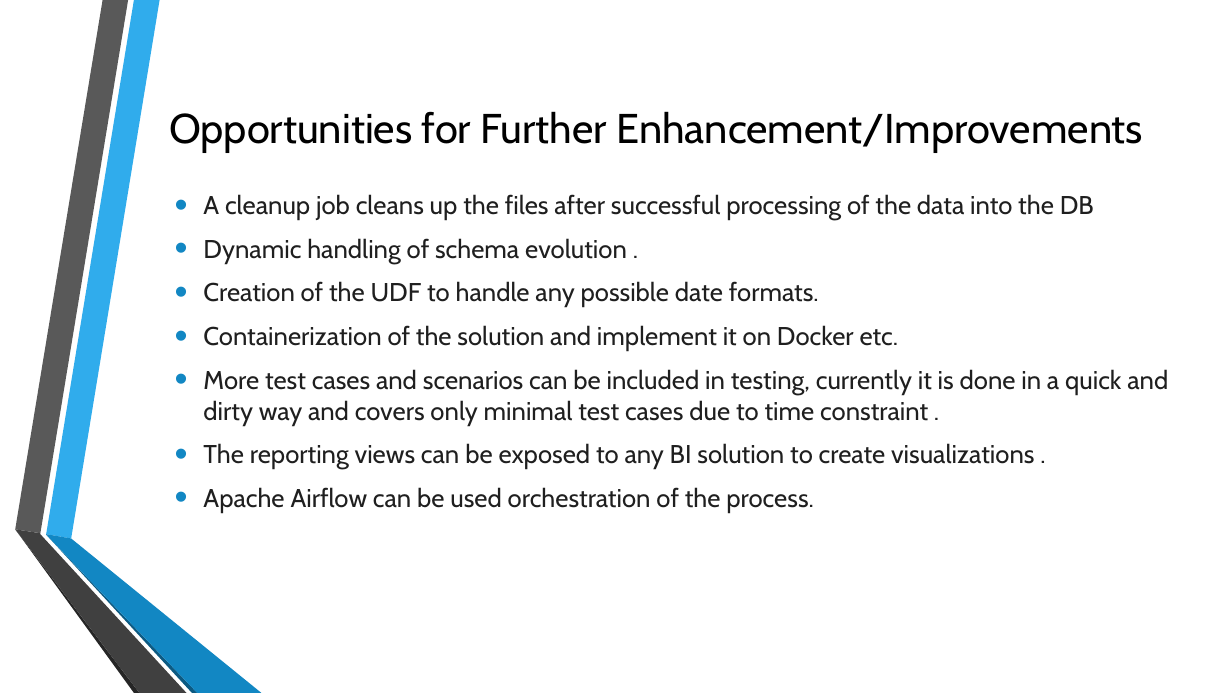
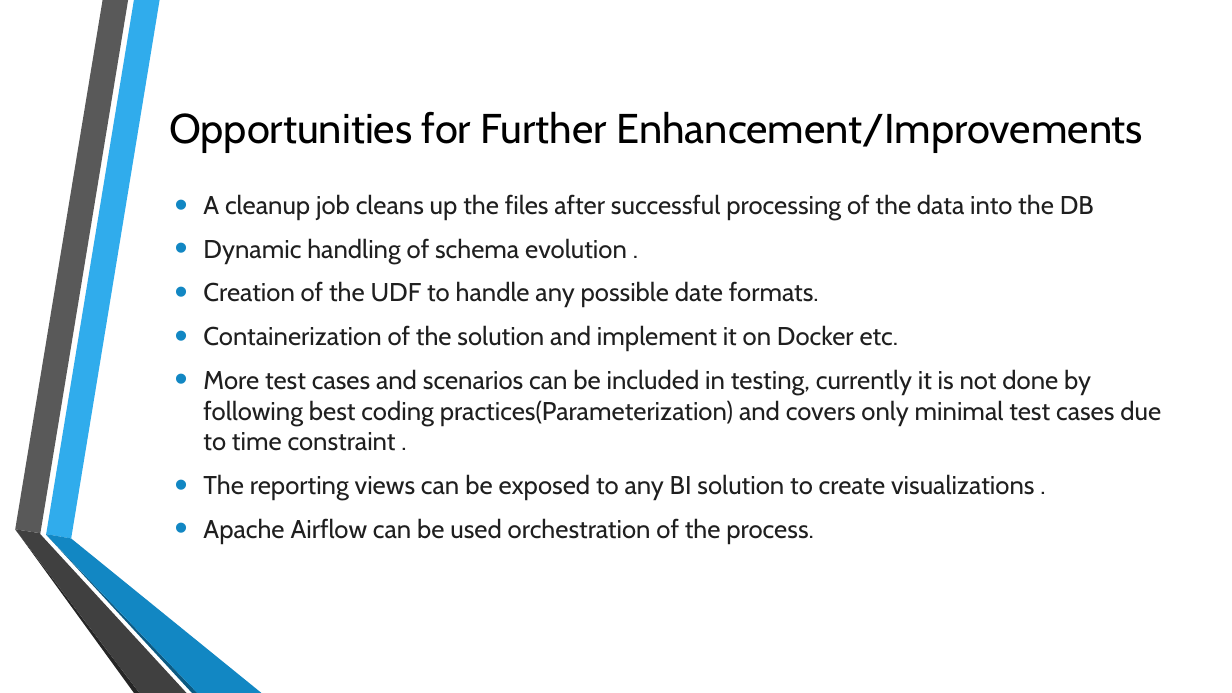
Before and after one commit to Suhasp02/DE_Assesment, a slide deck: slide 6 of PowerPoint/Fund_analysis.pptx. Drawn at 1232x693 pixels with LibreOffice and Linux fonts; fonts in the diff are those of the drawing; background and template pictures are left out. Boxes give left, top, right and bottom in pixels: in the first picture for what was removed or moved away, otherwise in the second. Text is boxed around its words. In the diff, an @@ line names an element or a change of style, - is before the commit and + after.

```diff
--- a/PowerPoint/Fund_analysis.pptx
+++ b/PowerPoint/Fund_analysis.pptx
@@ text at bbox=[203, 369, 1161, 451]: text changed @@
-• More test cases and scenarios can be included in testing, currently it is done in a quick and dirty way and covers only minimal test cases due to time constraint .
+• More test cases and scenarios can be included in testing, currently it is not done by following best coding practices(Parameterization) and covers only minimal test cases due to time constraint .
```
Also in this commit, not shown: 1 other slide changed.
